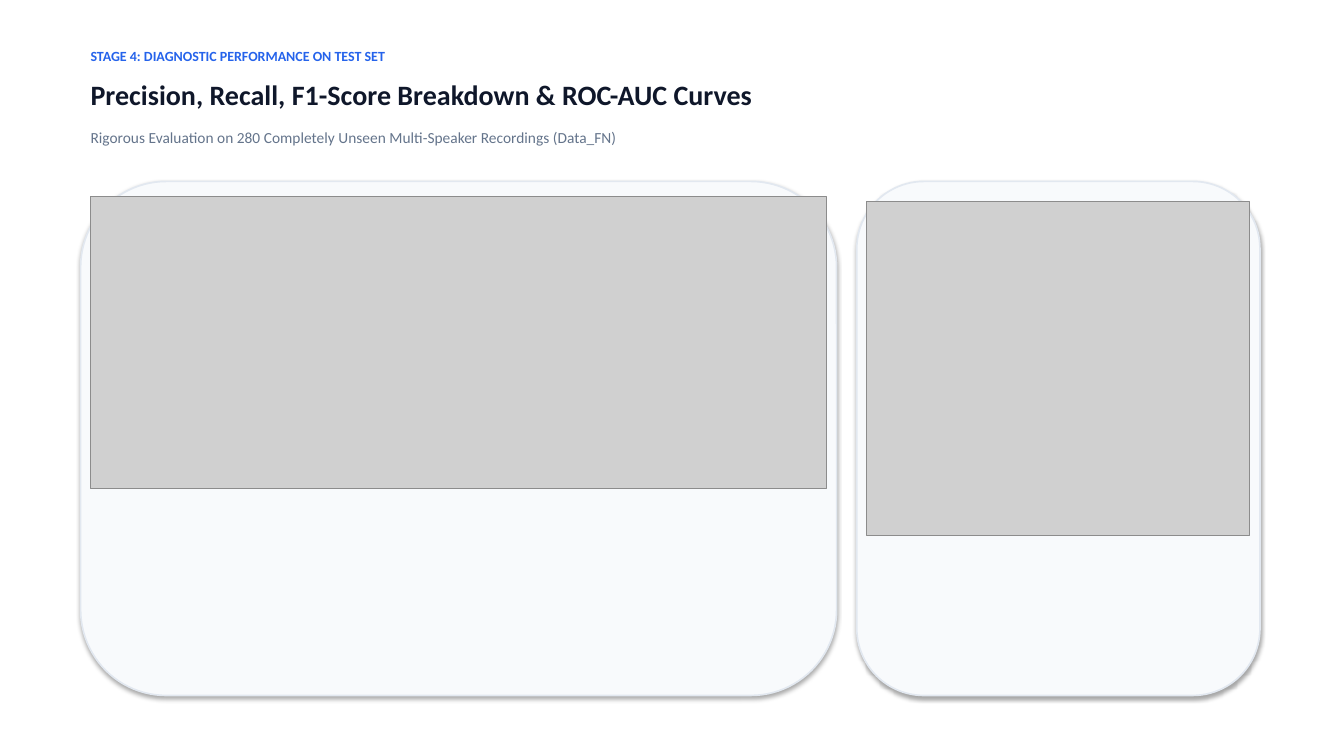
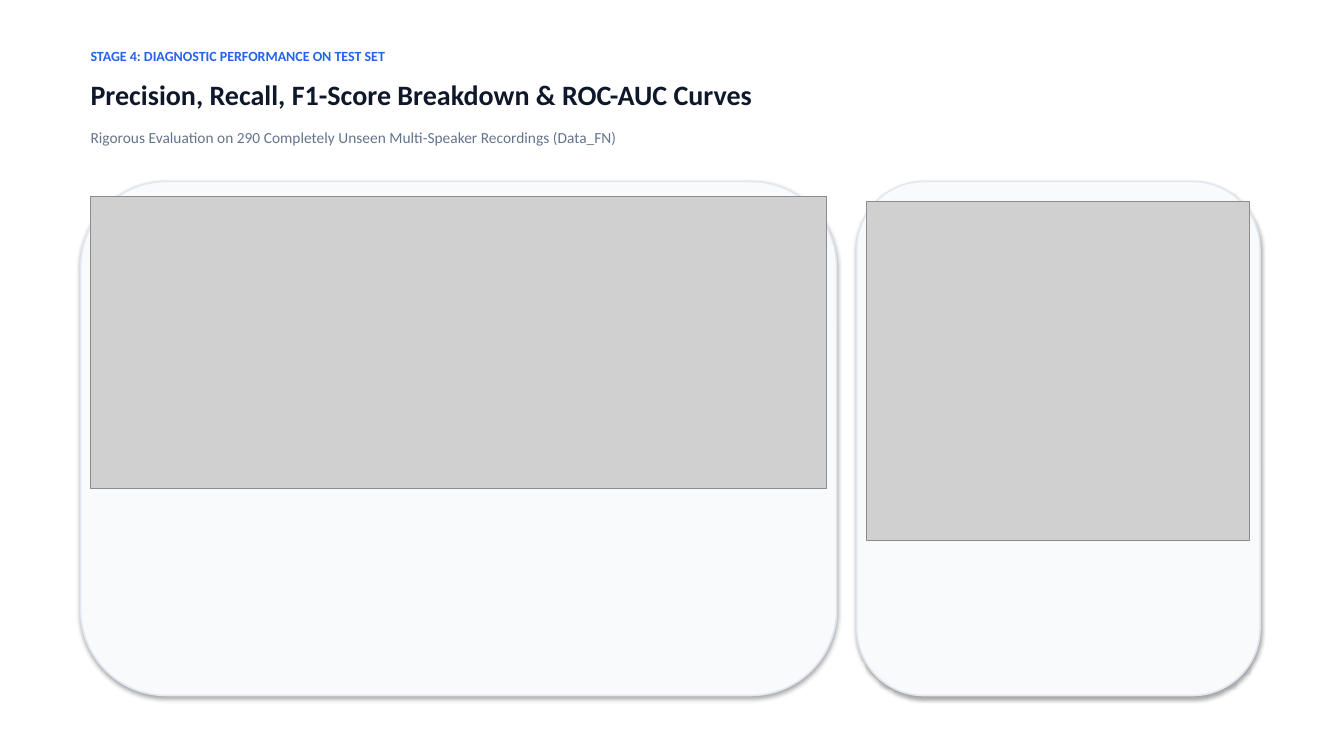
Before and after one commit to Hahiduong23/Robot-Voice-Digital-Twin, a slide deck: slide 8 of FN/results/BC_RESNET_FINAL_REPORT.pptx. Drawn at 1344x756 pixels with LibreOffice and Linux fonts; fonts in the diff are those of the drawing; grey boxes stand for pictures. Boxes give left, top, right and bottom in pixels: in the first picture for what was removed or moved away, otherwise in the second. Text is boxed around its words. In the diff, an @@ line names an element or a change of style, - is before the commit and + after.

```diff
--- a/FN/results/BC_RESNET_FINAL_REPORT.pptx
+++ b/FN/results/BC_RESNET_FINAL_REPORT.pptx
@@ text at (91,132,616,146): text changed @@
-Rigorous Evaluation on 280 Completely Unseen Multi-Speaker Recordings (Data_FN)
+Rigorous Evaluation on 290 Completely Unseen Multi-Speaker Recordings (Data_FN)
@@ picture: place and size @@
-picture at (867,202,1250,535)
+picture at (867,202,1250,540)
```
Also in this commit, not shown: 6 other slides changed, 40 other files.
